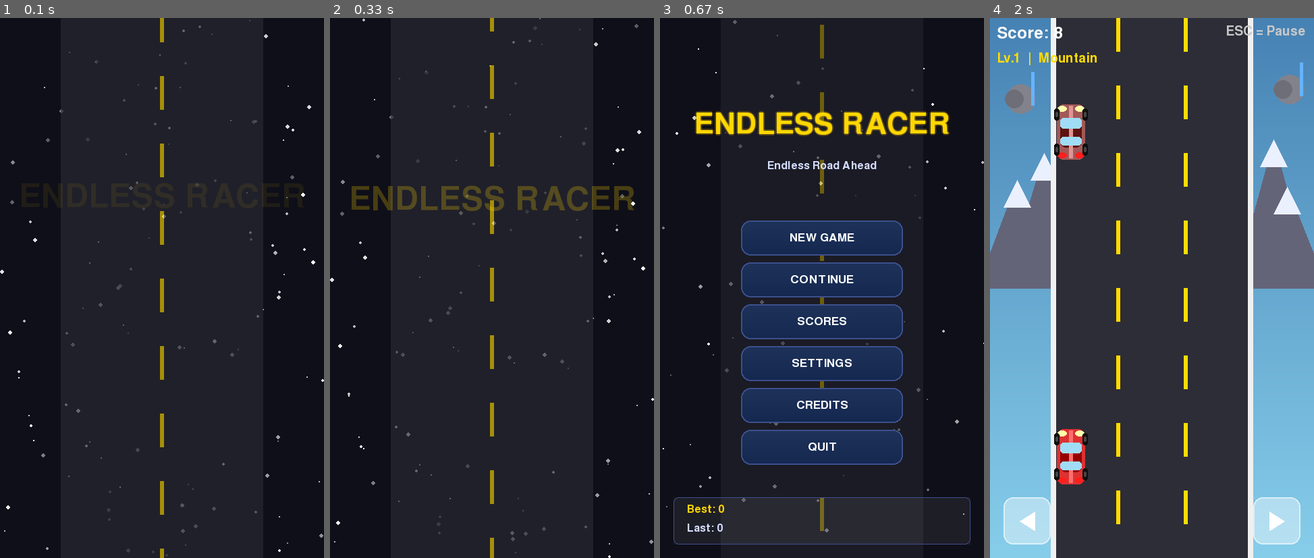
Above: before the commit, frames 1-4 (left to right).
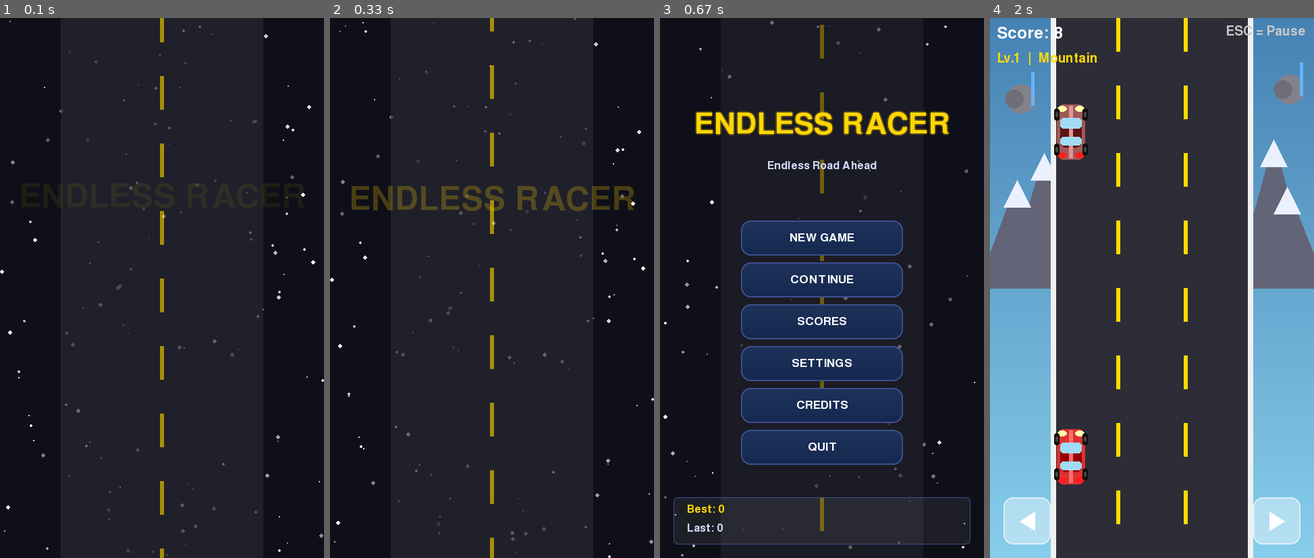
Above: after the commit, the same moments.

Repository: Manav1918/Endless-racer
Game: pygame game, started from main.py
Same seed, same stepped clock (60 frames per second), same inputs: the game is played once before the commit and once after it.
Inputs (mouse positions are in pixels of both pictures, inside the frame that each line leads up to):
- Up to frame 1 (0.1 s): no input
- Up to frame 2 (0.33 s): no input
- Up to frame 3 (0.67 s): tap Ac Back at 0.33 s
- Up to frame 4 (2 s): press the mouse at (1152, 239) at 0.7 s; move the mouse to (1190, 298) at 0.8 s; release the mouse at (1229, 352) at 0.93 s; tap Esc at 1 s; click "RESUME" at 1.38 s; hold Left from 1.67 s (still down)

The runs differ from the first frame. In frame 1, less than 0.1% of the frame differs, in the area x 2-78%, y 0-1%; in frame 2, less than 0.1%; in frame 3, 0.4%, in the area x 0-100%, y 0-100%; in frame 4, nothing differs.

Commit message:
Guard Android startup audio
Merge gameplay-audio-only Android startup fix after successful APK build.

Diff:
--- a/audio_manager.py
+++ b/audio_manager.py
@@ -8,15 +8,20 @@
         self._voice_channel = None
         self._music_loaded  = False
         self._initialized   = False
+        self._disabled      = False
+
+    def _is_android(self):
+        return "ANDROID_PRIVATE" in os.environ
 
     def init_mixer(self):
         """Called once after pygame.init() to safely start the mixer."""
-        if not self._initialized:
+        if not self._initialized and not self._disabled:
             try:
                 pygame.mixer.init(frequency=22050)
                 self._initialized = True
             except Exception as e:
                 print(f"[Audio] Mixer init failed: {e}")
+                self._disabled = True
 
     def _music_path(self):
         # Prefer WAV (generated), fallback to mp3
@@ -28,7 +33,12 @@
 
     # ── Voice-over ────────────────────────────────────────────
     def play_welcome_voice(self):
+        # MP3 voice decoding can be fragile on some Android builds; keep startup safe.
+        if self._is_android():
+            return
         self.init_mixer()
+        if self._disabled:
+            return
         path = os.path.join(self.audio_dir, "welcome.mp3")
         if not os.path.exists(path):
             return
@@ -41,6 +51,8 @@
     # ── Music ─────────────────────────────────────────────────
     def _load_music(self):
         self.init_mixer()
+        if self._disabled:
+            return False
         path = self._music_path()
         if path is None:
             print("[Audio] No music file found in assets/audio/")
@@ -56,35 +68,56 @@
     def play_menu_music(self):
         """Soft background music for menus (respects saved volume)."""
         self.init_mixer()
-        if not self._music_loaded:
-            if not self._load_music():
+        try:
+            if self._disabled:
                 return
-        saved_vol = load_data().get("music_vol", 50) / 100 * 0.6  # menu = 60% of saved
-        pygame.mixer.music.set_volume(max(0.0, min(1.0, saved_vol)))
-        if not pygame.mixer.music.get_busy():
-            pygame.mixer.music.play(-1)
+            if not self._music_loaded:
+                if not self._load_music():
+                    return
+            saved_vol = load_data().get("music_vol", 50) / 100 * 0.6
+            pygame.mixer.music.set_volume(max(0.0, min(1.0, saved_vol)))
+            if not pygame.mixer.music.get_busy():
+                pygame.mixer.music.play(-1)
+        except Exception as e:
+            print(f"[Audio] menu music error: {e}")
+            self._disabled = True
 
     def play_game_music(self):
         """Full-volume racing music during gameplay (respects saved volume)."""
         self.init_mixer()
-        if not self._music_loaded:
-            if not self._load_music():
+        try:
+            if self._disabled:
                 return
-        saved_vol = load_data().get("music_vol", 50) / 100
-        pygame.mixer.music.set_volume(max(0.0, min(1.0, saved_vol)))
-        pygame.mixer.music.play(-1)
+            if not self._music_loaded:
+                if not self._load_music():
+                    return
+            saved_vol = load_data().get("music_vol", 50) / 100
+            pygame.mixer.music.set_volume(max(0.0, min(1.0, saved_vol)))
+            pygame.mixer.music.play(-1)
+        except Exception as e:
+            print(f"[Audio] game music error: {e}")
+            self._disabled = True
 
     def pause_music(self):
-        if self._initialized:
-            pygame.mixer.music.pause()
+        try:
+            if self._initialized and not self._disabled:
+                pygame.mixer.music.pause()
+        except Exception as e:
+            print(f"[Audio] pause error: {e}")
 
     def resume_music(self):
-        if self._initialized:
-            pygame.mixer.music.unpause()
+        try:
+            if self._initialized and not self._disabled:
+                pygame.mixer.music.unpause()
+        except Exception as e:
+            print(f"[Audio] resume error: {e}")
 
     def stop_music(self):
-        if self._initialized:
-            pygame.mixer.music.stop()
+        try:
+            if self._initialized and not self._disabled:
+                pygame.mixer.music.stop()
+        except Exception as e:
+            print(f"[Audio] stop error: {e}")
         self._music_loaded = False   # force reload next time
 
 audio_manager = AudioManager()
--- a/main.py
+++ b/main.py
@@ -19,16 +19,21 @@
 def main():
     # Crash logging for Android debugging
     try:
+        print("[Startup] pygame.init")
         pygame.init()
         # Safely initialize the audio manager after pygame.init()
+        print("[Startup] audio init")
         from audio_manager import audio_manager
         audio_manager.init_mixer()
 
+        print("[Startup] display set_mode")
         screen = pygame.display.set_mode((WIDTH, HEIGHT))
         pygame.display.set_caption("Endless Racer")
         clock = pygame.time.Clock()
 
+        print("[Startup] state manager")
         manager = StateManager()
+        print("[Startup] main loop")
 
         while True:
             events = pygame.event.get()
--- a/states.py
+++ b/states.py
@@ -194,11 +194,7 @@
             Button(WIDTH//2, 548, 240, 52, "CREDITS",   lambda: self.mgr.change_state("Credits")),
             Button(WIDTH//2, 610, 240, 52, "QUIT",      lambda: self.mgr.quit_game()),
         ]
-        # Voice only on very first launch
-        if first_launch:
-            audio_manager.play_welcome_voice()
-        # Soft menu music (restart only if not already playing)
-        audio_manager.play_menu_music()
+        audio_manager.stop_music()
 
     def handle_events(self, events):
         for e in events:
@@ -553,7 +549,6 @@
             "Credits": CreditsScreen(self),
         }
         self._build_settings()  # always fresh so saved values load
-        self._build_main_menu(first_launch=True)
         self.current_name  = "Welcome"
         self.current_state = self.states["Welcome"]
 
@@ -594,7 +589,8 @@
             self.states["Credits"] = CreditsScreen(self)
 
         elif name == "MainMenu":
-            self._build_main_menu(first_launch=False)
+            self._build_main_menu(first_launch=self._first_launch)
+            self._first_launch = False
 
         self.current_name  = name
         self.current_state = self.states[name]
Not shown, changed: .gitignore
Not shown, changed: buildozer.spec
